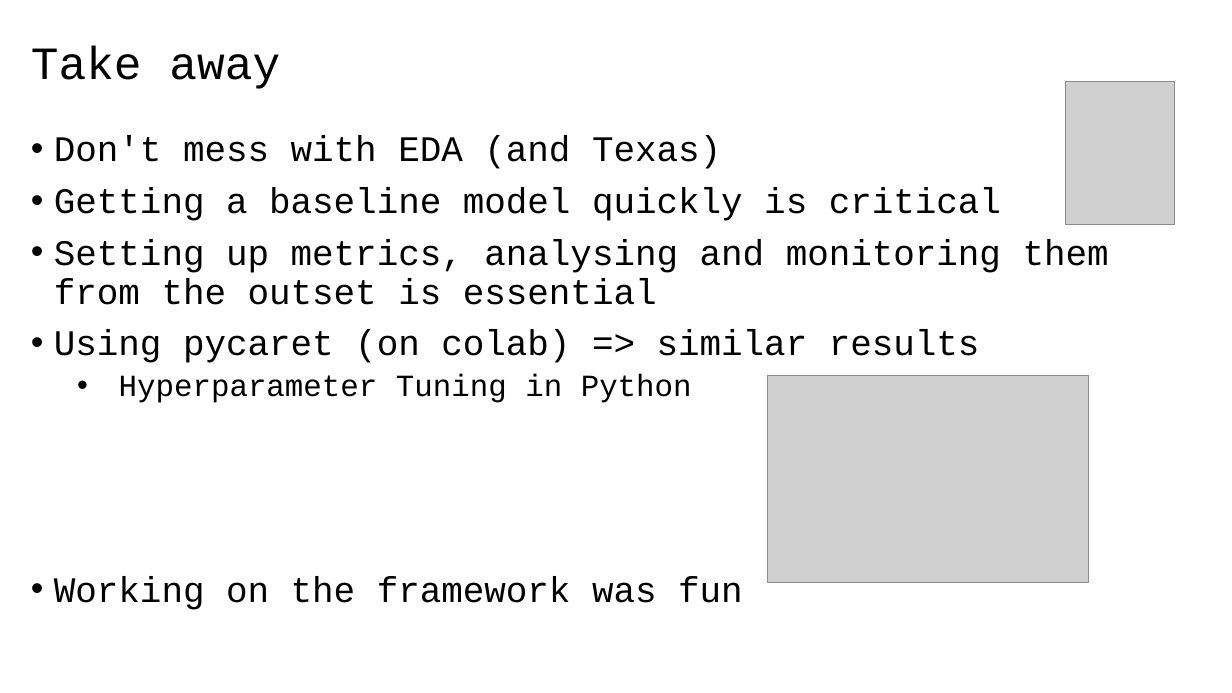
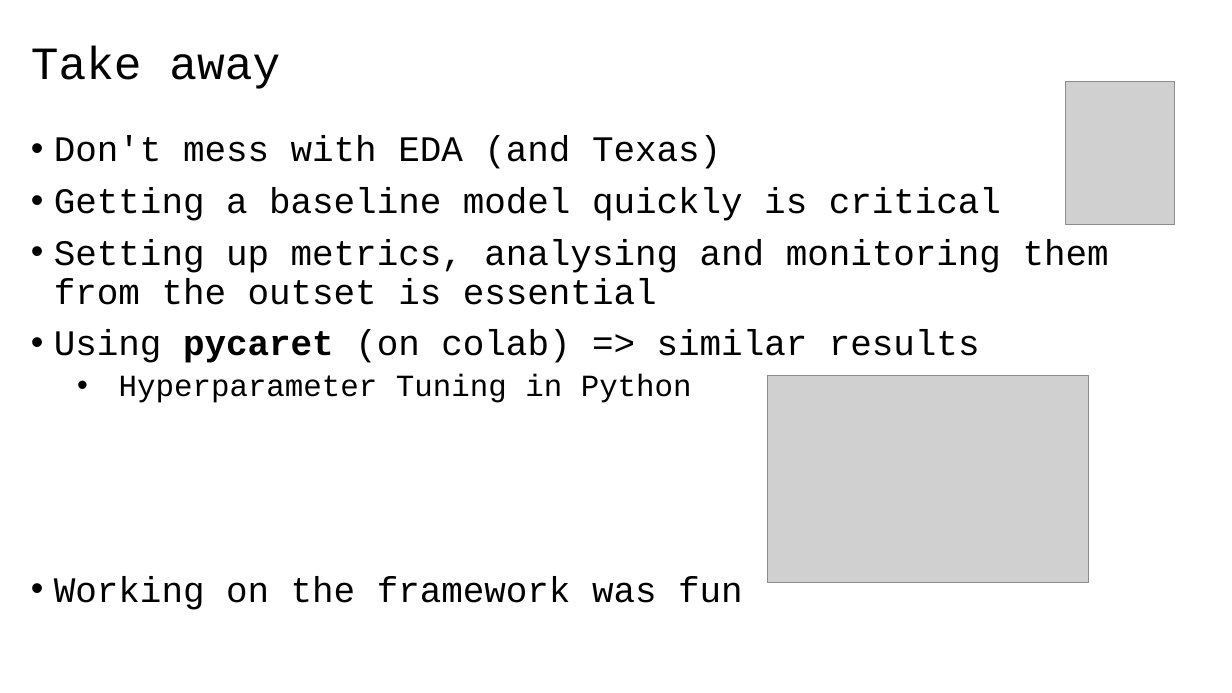
Before and after one commit to 40tude/02_Data-Science_Fullstack_march_2024, a slide deck: slide 9 of 05_supervised_ML/99_Project_Conversion_rate_challenge/01_conversion_rate_challenge.pptx. Drawn at 1232x693 pixels with LibreOffice and Linux fonts; fonts in the diff are those of the drawing; grey boxes stand for pictures. Boxes give left, top, right and bottom in pixels: in the first picture for what was removed or moved away, otherwise in the second. Text is boxed around its words. In the diff, an @@ line names an element or a change of style, - is before the commit and + after.

```diff
--- a/05_supervised_ML/99_Project_Conversion_rate_challenge/01_conversion_rate_challenge.pptx
+++ b/05_supervised_ML/99_Project_Conversion_rate_challenge/01_conversion_rate_challenge.pptx
@@ text at (x1=54, y1=330, x2=980, y2=363): bold on in "pycaret" @@
```
Also in this commit, not shown: 3 other files.
